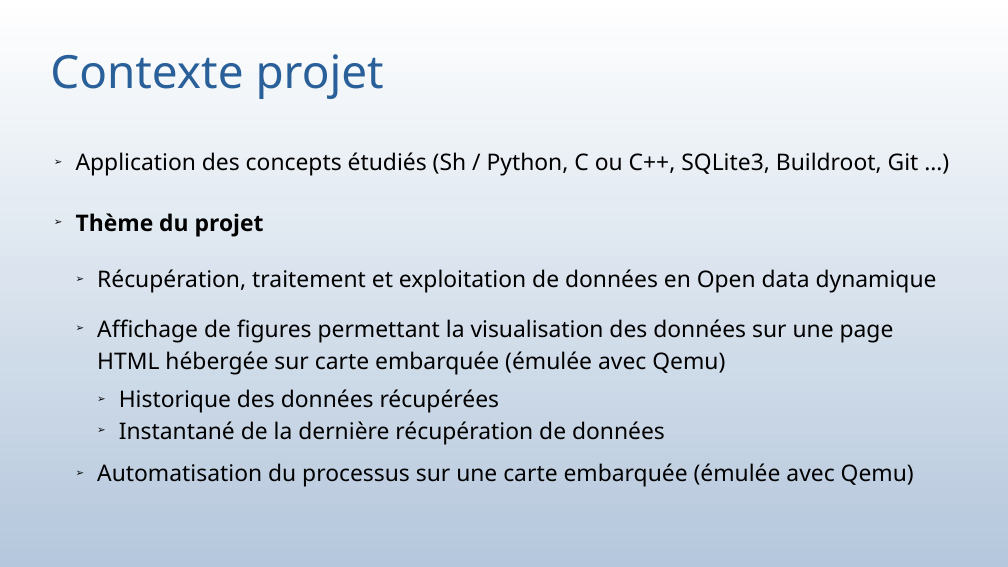
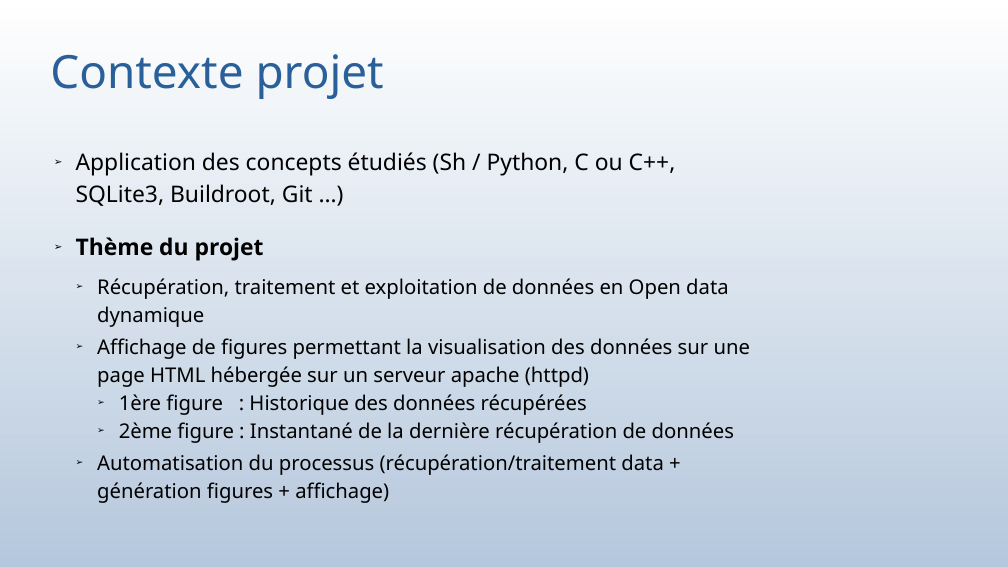
Before and after one commit to bauj/AJC_projet_belib, a slide deck: slide 6 of presentation_projet.odp. Drawn at 1008x567 pixels with LibreOffice and Linux fonts; fonts in the diff are those of the drawing. Boxes give left, top, right and bottom in pixels: in the first picture for what was removed or moved away, otherwise in the second. Text is boxed around its words. In the diff, an @@ line names an element or a change of style, - is before the commit and + after.

```diff
--- a/presentation_projet.odp
+++ b/presentation_projet.odp
@@ subtitle at (76,237,729,327): size 18 to 16 pt in "Récupération, traitement et exploitation de données en ..."; less space between paragraphs @@
@@ subtitle at (97,338,751,503): text changed; size 18 to 16 pt @@
-  ➢ Affichage de figures permettant la visualisation des données sur une page HTML hébergée sur carte embarquée (émulée avec Qemu)
-    ➢ Historique des données récupérées
-    ➢ Instantané de la dernière récupération de données
-  ➢ Automatisation du processus sur une carte embarquée (émulée avec Qemu)
+  ➢ Affichage de figures permettant la visualisation des données sur une page HTML hébergée sur un serveur apache (httpd)
+    ➢ 1ère figure : Historique des données récupérées
+    ➢ 2ème figure : Instantané de la dernière récupération de données
+  ➢ Automatisation du processus (récupération/traitement data + génération figures + affichage)
```
Also in this commit, not shown: 6 other slides changed, 10 slides added, 3 other files.
